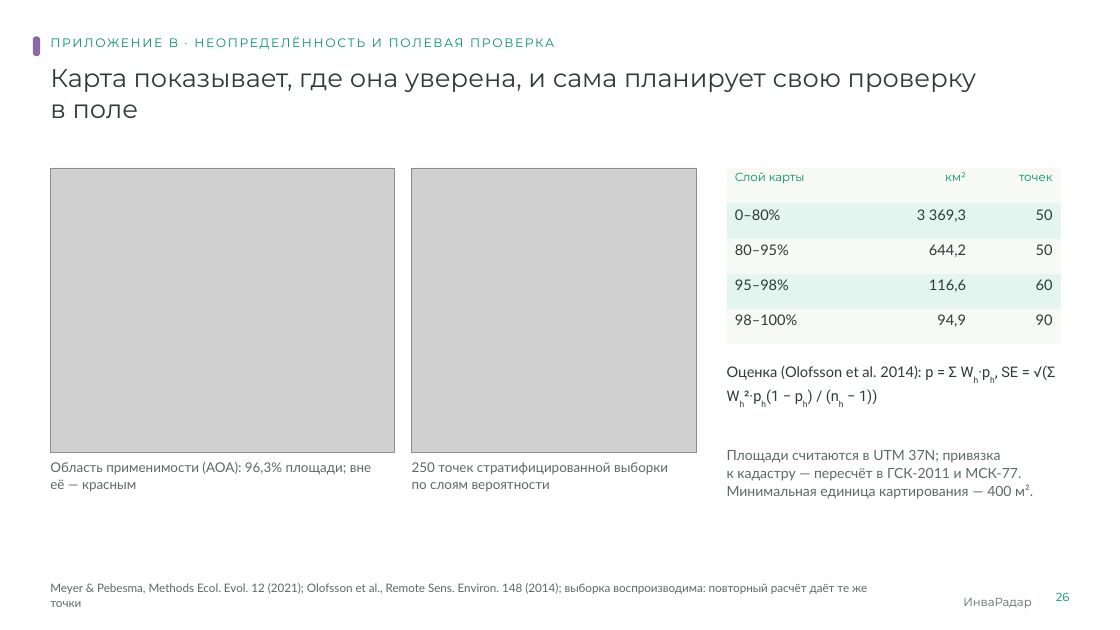
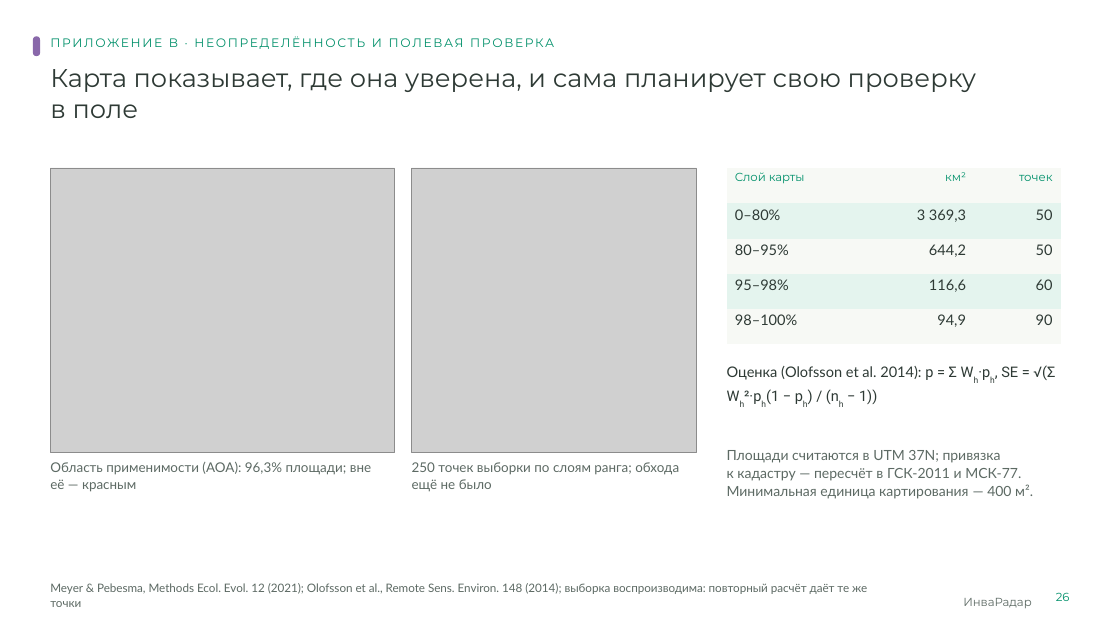
Before and after one commit to KonkovDV/InvaRadar, a slide deck: slide 26 of presentation/InvaRadar_Ecopremia2026.pptx. Drawn at 1120x630 pixels with LibreOffice and Linux fonts; fonts in the diff are those of the drawing; grey boxes stand for pictures; background and template pictures are left out. Boxes give left, top, right and bottom in pixels: in the first picture for what was removed or moved away, otherwise in the second. Text is boxed around its words. In the diff, an @@ line names an element or a change of style, - is before the commit and + after.

```diff
--- a/presentation/InvaRadar_Ecopremia2026.pptx
+++ b/presentation/InvaRadar_Ecopremia2026.pptx
@@ text at [412, 462, 679, 492]: text changed @@
-250 точек стратифицированной выборки по слоям вероятности
+250 точек выборки по слоям ранга; обхода ещё не было
```
Also in this commit, not shown: 7 other slides changed, 5 other files.
